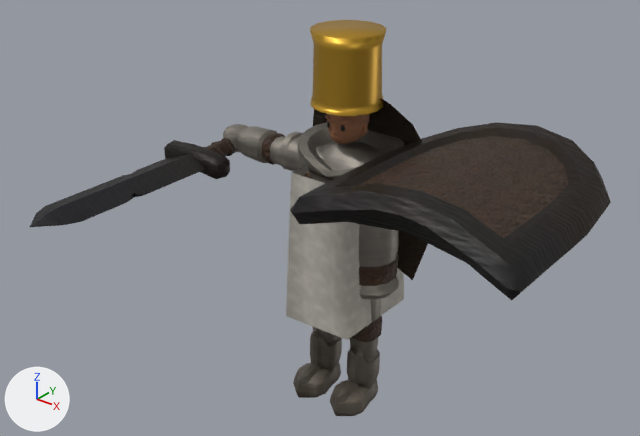
Renders of the glTF model csharp/Unciv.Godot/Packs/units/models/unit/Persian Immortal.glb from each side of a commit.
Before and after are seen from a camera (50 mm lens) standing at (1.18, -1.579, 1.47) and looking at (0.044, -0.159, 0.589). Every picture has the same lights, and +X, +Y and +Z are marked at lower left. The first picture is the older version. Where no turn or scale is listed for an object, it has been applied to the vertices. Vertices at exactly the same position are counted once.

In view in the first picture: '1H_Sword', 'Badge_Shield', 'Knight_Cape', 'Warrior'.
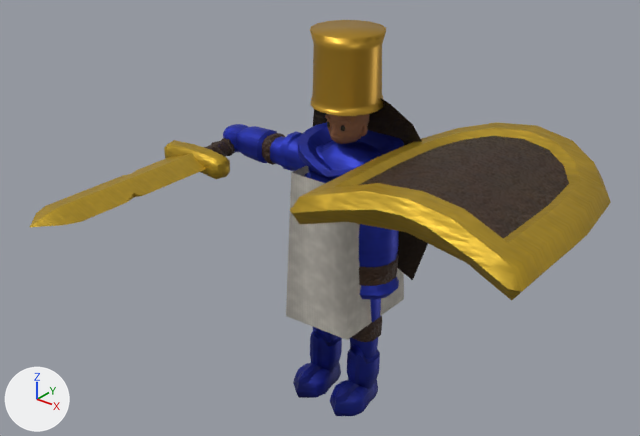
Edits to the scene script, one JSON object a line:
```json
{"block": "me_mesh_skinned", "where": "me_mesh_skinned.from_pydata(...)  # 2491 vertices, 4640 faces; spans x -0.394..0.394, y -0.123..0.126, z 0.011..0.999"}
{"block": "me_mesh_skinned", "where": "# used by ob_warrior; location = (0.0, 0.0, -0.011)"}
{"block": "me_mesh_skinned", "change": "me_mesh_skinned part 1: 2098 faces centred in x -0.394..0.394, y -0.097..0.104, z 0.041..0.734 are repainted in the vertex colours; the middle colour goes from grey #8d877f to blue #2635b7"}
{"block": "me_mesh_skinned", "change": "me_mesh_skinned part 2: 824 faces centred in x -0.254..0.315, y -0.117..0.1, z 0.012..0.733 are repainted in the vertex colours; the middle colour goes from grey #70695f to blue #1c2690"}
{"block": "me_mesh_badge_shield", "where": "me_mesh_badge_shield.from_pydata(...)  # 140 vertices, 262 faces; spans x -0.262..0.262, y -0.286..0.321, z -0.086..0.06"}
{"block": "me_mesh_badge_shield", "where": "# used by ob_badge_shield; location = (0.364, -0.059, 0.718)"}
{"block": "me_mesh_badge_shield", "change": "me_mesh_badge_shield part 3: 75 faces centred in x -0.255..0.255, y -0.274..-0.038, z -0.048..0.057 are repainted in the vertex colours; the middle colour goes from dark grey #322e2e to yellow #d5af35"}
{"block": "me_mesh_badge_shield", "change": "me_mesh_badge_shield part 4: 69 faces centred in x -0.243..0.217, y -0.251..0.308, z -0.045..0.048 are repainted in the vertex colours; the middle colour goes from brown #322a22 to yellow #c8a532"}
{"block": "me_mesh_badge_shield", "change": "me_mesh_badge_shield part 5: 36 faces centred in x -0.255..0.249, y -0.262..0.28, z -0.047..0.05 are repainted in the vertex colours; the middle colour goes from dark grey #322a26 to yellow #cdaa32"}
{"block": "me_mesh_1h_sword", "where": "me_mesh_1h_sword.from_pydata(...)  # 160 vertices, 300 faces; spans x -0.103..0.103, y -0.578..0.15, z -0.027..0.027"}
{"block": "me_mesh_1h_sword", "where": "# used by ob_1h_sword; location = (-0.364, -0.063, 0.626)"}
{"block": "me_mesh_1h_sword", "change": "me_mesh_1h_sword part 6: 143 faces centred in x -0.101..0.101, y -0.544..0.132, z -0.027..0.027 are repainted in the vertex colours; the middle colour goes from dark grey #322e2a to yellow #d1ad32"}
```

Pixel boxes (x1, y1, x2, y2) of what changed, in the pictures (640 x 436 px):
```json
{"part": 1, "of": "me_mesh_skinned", "change": "recoloured", "before": [223, 122, 404, 413], "after": [223, 122, 404, 413]}
{"part": 2, "of": "me_mesh_skinned", "change": "recoloured", "before": [293, 128, 393, 416], "after": [293, 128, 393, 416]}
{"part": 3, "of": "me_mesh_badge_shield", "change": "recoloured", "before": [290, 173, 587, 300], "after": [290, 173, 587, 300], "on screen": "dark grey to yellow"}
{"part": 4, "of": "me_mesh_badge_shield", "change": "recoloured", "before": [348, 122, 611, 232], "after": [348, 122, 611, 232]}
{"part": 5, "of": "me_mesh_badge_shield", "change": "recoloured", "before": [329, 126, 611, 270], "after": [329, 126, 611, 270]}
{"part": 6, "of": "me_mesh_1h_sword", "change": "recoloured", "before": [30, 140, 230, 227], "after": [30, 140, 230, 227], "on screen": "dark grey to yellow"}
```
